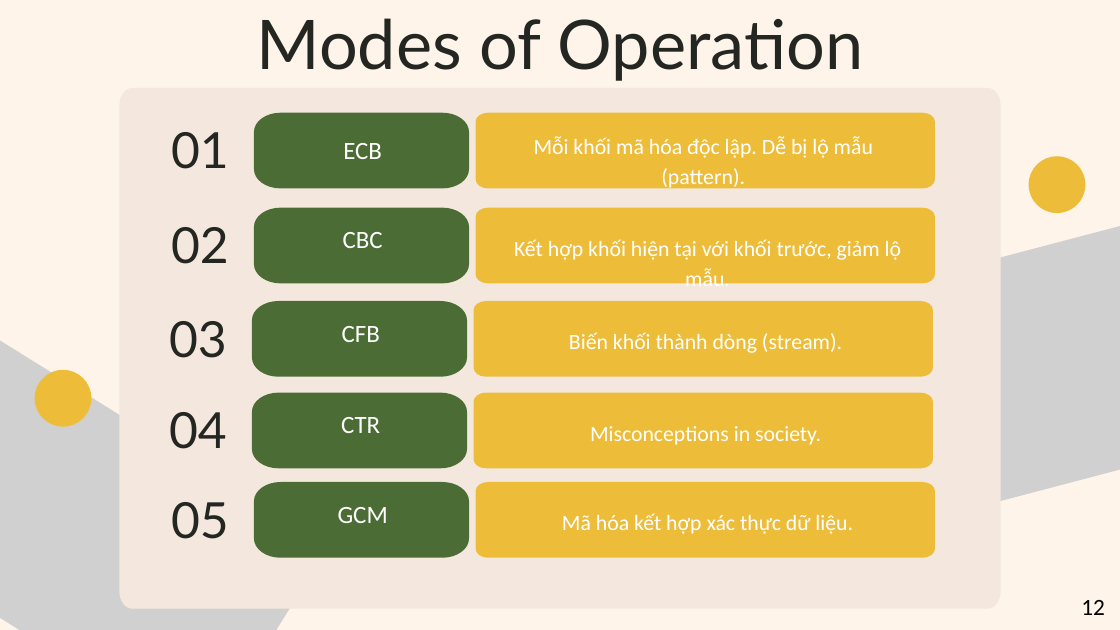
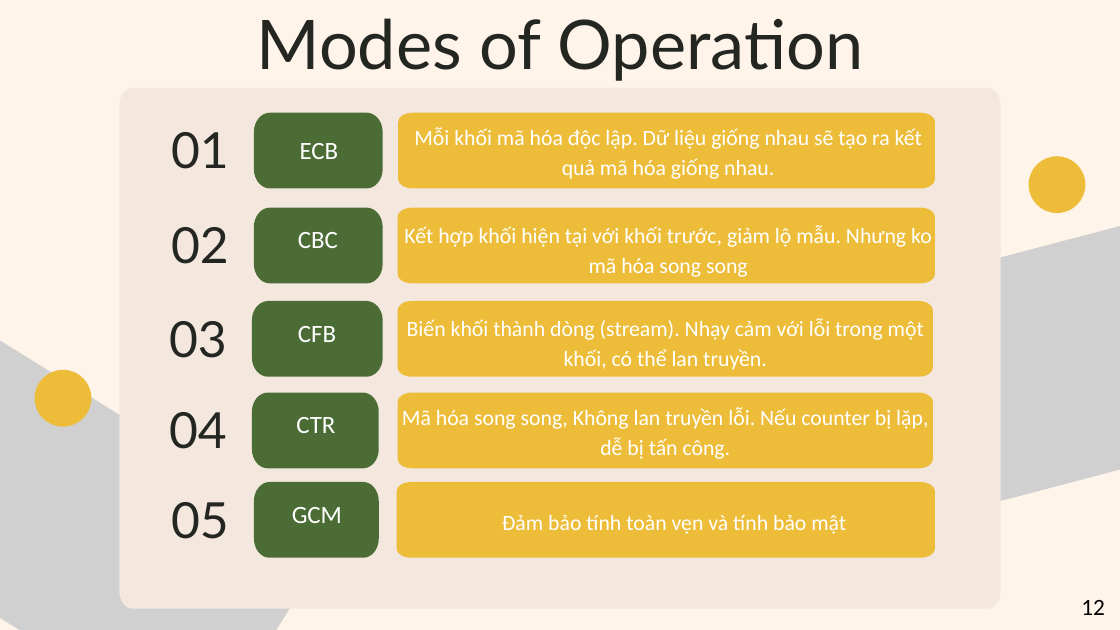
Before and after one commit to nokiddig/AES-XTS-Custom, a slide deck: slide 12 of Slide/Green and Yellow Illustration Digital Literacy Presentation.pptx. Drawn at 1120x630 pixels with LibreOffice and Linux fonts; fonts in the diff are those of the drawing; grey boxes stand for pictures. Boxes give left, top, right and bottom in pixels: in the first picture for what was removed or moved away, otherwise in the second. Text is boxed around its words. In the diff, an @@ line names an element or a change of style, - is before the commit and + after.

```diff
--- a/Slide/Green and Yellow Illustration Digital Literacy Presentation.pptx
+++ b/Slide/Green and Yellow Illustration Digital Literacy Presentation.pptx
@@ freeform shape: place and size @@
-freeform shape at (254,113,469,188)
+freeform shape at (254,113,382,188)
@@ freeform shape: place and size @@
-freeform shape at (475,113,935,188)
+freeform shape at (398,113,935,188)
@@ text "ECB": place and size @@
-text "ECB" at (343,143,382,159)
+text "ECB" at (300,143,339,159)
@@ text at (414,127,922,179): text changed @@
-Mỗi khối mã hóa độc lập. Dễ bị lộ mẫu (pattern).
+Mỗi khối mã hóa độc lập. Dữ liệu giống nhau sẽ tạo ra kết quả mã hóa giống nhau.
@@ freeform shape: place and size @@
-freeform shape at (254,208,469,283)
+freeform shape at (254,208,382,283)
@@ freeform shape: place and size @@
-freeform shape at (475,208,935,283)
+freeform shape at (398,208,935,283)
@@ text "CBC": place and size @@
-text "CBC" at (343,232,383,248)
+text "CBC" at (298,232,338,248)
@@ text at (404,225,932,277): text changed @@
-Kết hợp khối hiện tại với khối trước, giảm lộ mẫu.
+Kết hợp khối hiện tại với khối trước, giảm lộ mẫu. Nhưng ko mã hóa song song
@@ freeform shape: place and size @@
-freeform shape at (252,301,467,377)
+freeform shape at (252,301,382,377)
@@ text "CFB": place and size @@
-text "CFB" at (342,326,380,342)
+text "CFB" at (298,326,336,342)
@@ freeform shape: place and size @@
-freeform shape at (474,301,933,377)
+freeform shape at (398,301,933,377)
@@ text at (407,318,924,370): text changed @@
-Biến khối thành dòng (stream).
+Biến khối thành dòng (stream). Nhạy cảm với lỗi trong một khối, có thể lan truyền.
@@ freeform shape: place and size @@
-freeform shape at (252,393,467,468)
+freeform shape at (252,393,379,468)
@@ text "CTR": place and size @@
-text "CTR" at (341,417,380,433)
+text "CTR" at (296,417,335,433)
@@ freeform shape: place and size @@
-freeform shape at (474,393,933,468)
+freeform shape at (398,393,933,468)
@@ text at (402,407,928,459): text changed @@
-Misconceptions in society.
+Mã hóa song song, Không lan truyền lỗi. Nếu counter bị lặp, dễ bị tấn công.
@@ freeform shape: place and size @@
-freeform shape at (254,482,469,558)
+freeform shape at (254,482,379,558)
@@ text "GCM": place and size @@
-text "GCM" at (338,507,388,523)
+text "GCM" at (292,507,342,523)
@@ freeform shape: place and size @@
-freeform shape at (475,482,935,558)
+freeform shape at (396,482,935,558)
@@ text at (502,515,846,534): text changed @@
-Mã hóa kết hợp xác thực dữ liệu.
+Đảm bảo tính toàn vẹn và tính bảo mật
```
Also in this commit, not shown: 8 other slides changed, 6 slides added, 4 slides removed, 14 other files.
